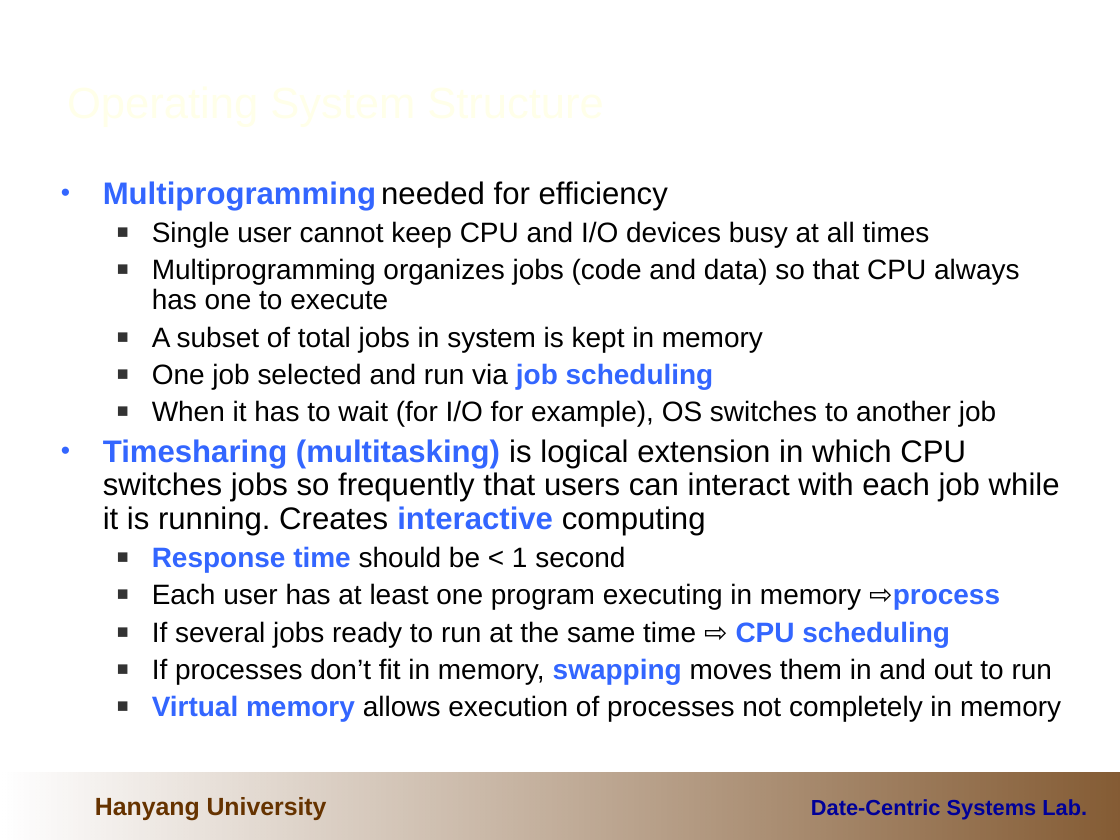
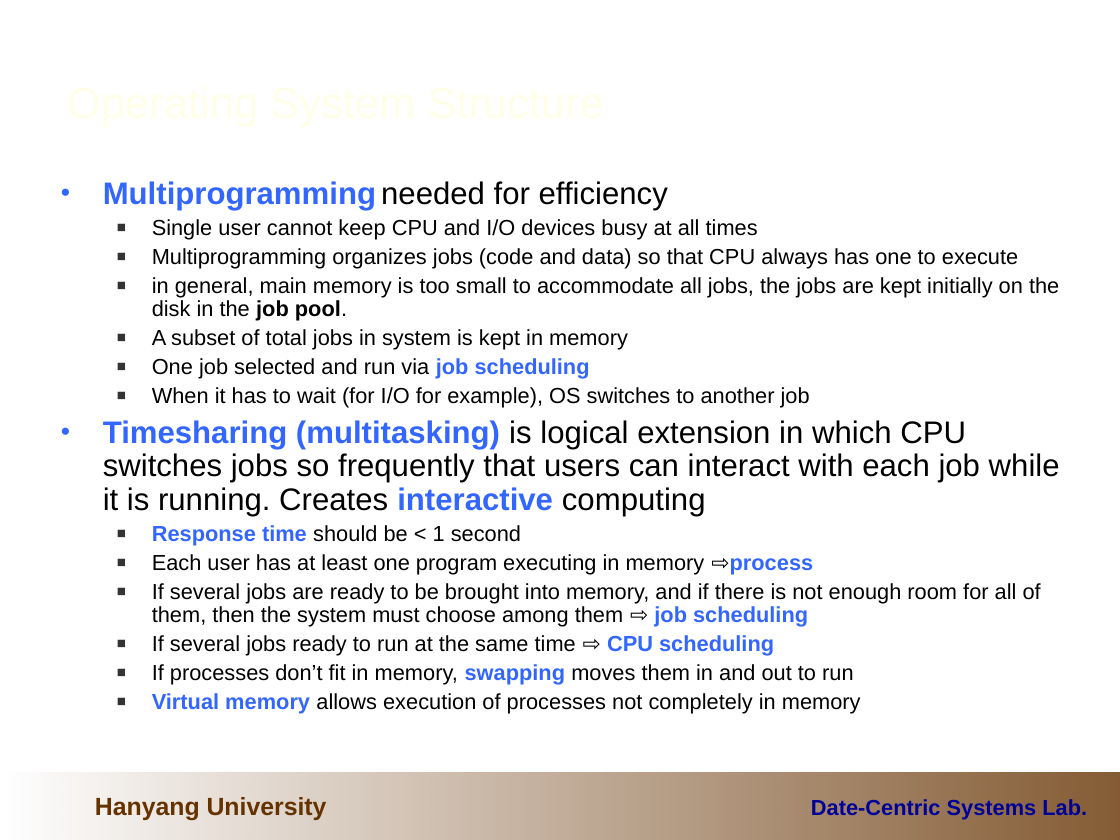
Before and after one commit to cocojk/major, a slide deck: slide 3 of os/이론/2.OperatingSystemOverview.ppt. Drawn at 1120x840 pixels with LibreOffice and Linux fonts; fonts in the diff are those of the drawing; background and template pictures are left out. Boxes give left, top, right and bottom in pixels: in the first picture for what was removed or moved away, otherwise in the second. Text is boxed around its words. In the diff, an @@ line names an element or a change of style, - is before the commit and + after.

```diff
--- a/os/이론/2.OperatingSystemOverview.ppt
+++ b/os/이론/2.OperatingSystemOverview.ppt
@@ text at (152, 219, 1018, 714): size 18 to 14 pt in "Single user cannot keep CPU and I/O ...", "Multiprogramming organizes jobs (code and data) so ...", "A subset of total jobs in system ...", "One job selected and run via job ..." and 6 more places; less space between paragraphs @@
@@ text at (152, 277, 1059, 321): paragraph added @@
+  ■ in general, main memory is too small to accommodate all jobs, the jobs are kept initially on the disk in the job pool.
@@ text at (152, 583, 1041, 627): paragraph added @@
+  ■ If several jobs are ready to be brought into memory, and if there is not enough room for all of them, then the system must choose among them ⇨ job scheduling
```
Also in this commit, not shown: 2 other slides changed, 1 other file.
